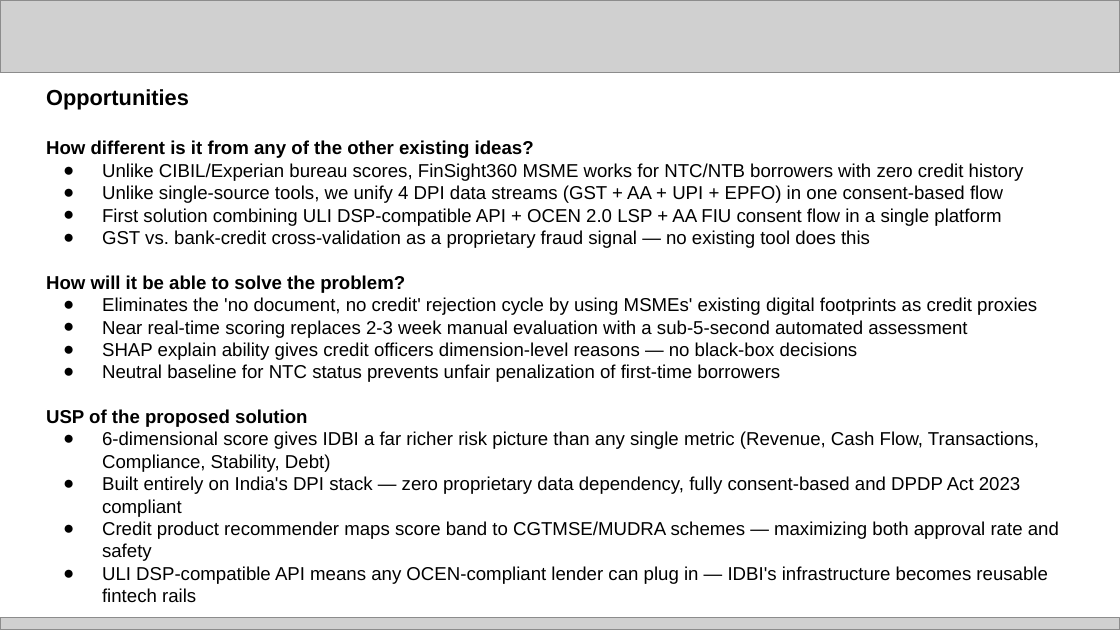
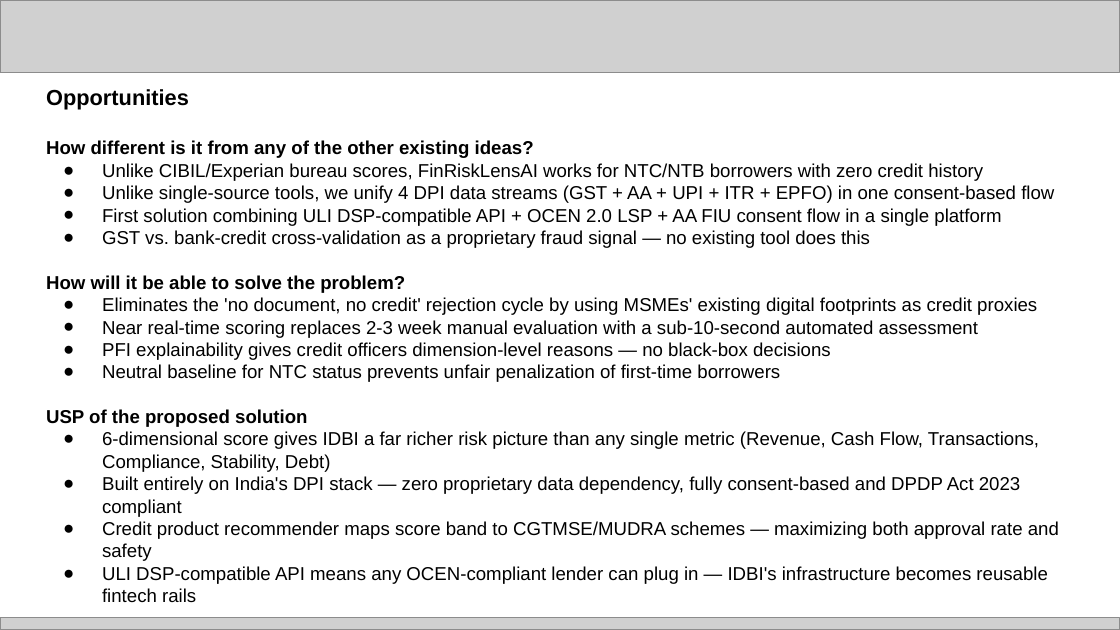
Before and after one commit to abhinavmukwane/FinRiskLensAI, a slide deck: slide 3 of Doc/Prototype Submission Deck _ IDBI Innovate.pptx. Drawn at 1120x630 pixels with LibreOffice and Linux fonts; fonts in the diff are those of the drawing; grey boxes stand for pictures. Boxes give left, top, right and bottom in pixels: in the first picture for what was removed or moved away, otherwise in the second. Text is boxed around its words. In the diff, an @@ line names an element or a change of style, - is before the commit and + after.

```diff
--- a/Doc/Prototype Submission Deck _ IDBI Innovate.pptx
+++ b/Doc/Prototype Submission Deck _ IDBI Innovate.pptx
@@ text at (102, 163, 1054, 203): text changed @@
-● Unlike CIBIL/Experian bureau scores, FinSight360 MSME works for NTC/NTB borrowers with zero credit history
-● Unlike single-source tools, we unify 4 DPI data streams (GST + AA + UPI + EPFO) in one consent-based flow
+● Unlike CIBIL/Experian bureau scores, FinRiskLensAI works for NTC/NTB borrowers with zero credit history
+● Unlike single-source tools, we unify 4 DPI data streams (GST + AA + UPI + ITR + EPFO) in one consent-based flow
@@ text at (102, 320, 978, 360): text changed @@
-● Near real-time scoring replaces 2-3 week manual evaluation with a sub-5-second automated assessment
-● SHAP explain ability gives credit officers dimension-level reasons — no black-box decisions
+● Near real-time scoring replaces 2-3 week manual evaluation with a sub-10-second automated assessment
+● PFI explainability gives credit officers dimension-level reasons — no black-box decisions
```
Also in this commit, not shown: 7 other slides changed.
